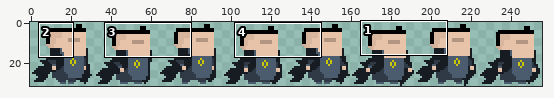
Two versions of one sprite sheet, Assets/Art/DartOverWorldWalking.png. Above: a wide view before the commit, with the close-up outlined.
Close-up. Before the edit:
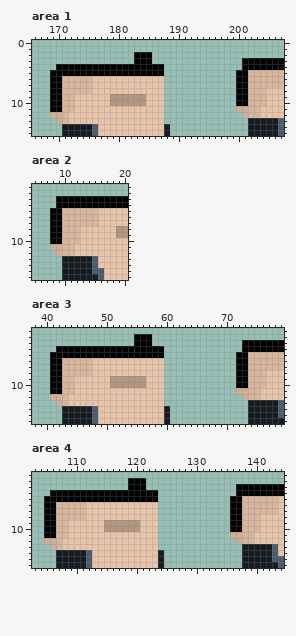
The file is 256x32 pixels. Colours within 5 levels of each other are drawn and written as one. Shown: area 1: x 166..207, y 0..15; area 2: x 5..20, y 1..16; area 3: x 38..79, y 1..16; area 4: x 103..144, y 1..16. The commit also changed other parts of the picture, which this record leaves out.
The same view after the edit:
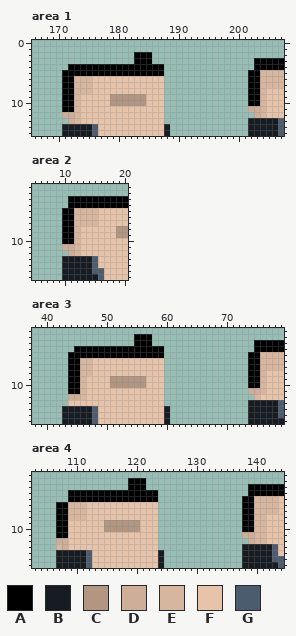
Palette (. is transparent): A #000000  B #161c21  C #b29682  D #ceae98  E #d8b69e  F #e7c3a9  G #4b5c6e
Difference:
--- area 1
@@ x 166..207 @@
  2 .................AAA......................
- 3 .................AAA...............AAAAAAA
- 4 ....AAAAAAAAAAAAAAAAAA.............AAAAAAA
- 5 ...AAAAAAAAAAAAAAAAAAA............AAEEEEEE
- 6 ...AAEEEEEFFFFFFFFFFFF............AAEEEEEE
- 7 ...AAEEEEEFFFFFFFFFFFF............AAEEEEEE
- 8 ...AAEEEEEFFFFFFFFFFFF............AAEEEFFF
- 9 ...AAEEFFFFFFCCCCCCFFF............AAEEEFFF
-10 ...AAEEFFFFFFCCCCCCFFF............AAEEEFFF
-11 ...AAEEFFFFFFFFFFFFFFF............DDEEFFFF
-12 ...DDEFFFFFFFFFFFFFFFF.............DEEFFFF
-13 ....DEFFFFFFFFFFFFFFFF..............BBBBBG
+ 3 .................AAA.................AAAAA
+ 4 ......AAAAAAAAAAAAAAAA...............AAAAA
+ 5 .....AAAAAAAAAAAAAAAAA..............AAEEEE
+ 6 .....AAEEEFFFFFFFFFFFF..............AAEEEE
+ 7 .....AAEEEFFFFFFFFFFFF..............AAEEEE
+ 8 .....AAEEEFFFFFFFFFFFF..............AAEFFF
+ 9 .....AAEFFFFFCCCCCCFFF..............AAEFFF
+10 .....AAEFFFFFCCCCCCFFF..............AAEFFF
+11 .....AAEFFFFFFFFFFFFFF..............DDEFFF
+12 .....DDEFFFFFFFFFFFFFF...............DEFFF
+13 ......DEFFFFFFFFFFFFFF..............BBBBBG
 14 .....BBBBBGFFFFFFFFFFFB.............BBBBBG
--- area 2
@@ x 6..14 @@
  2 .........
- 3 ...AAAAAA
- 4 ...AAAAAA
- 5 ..AAEEEEE
- 6 ..AAEEEEE
- 7 ..AAEEEEE
- 8 ..AAEEEFF
- 9 ..AAEEEFF
-10 ..AAEEEFF
-11 ..DDEEFFF
-12 ...DEEFFF
+ 3 .....AAAA
+ 4 .....AAAA
+ 5 ....AAEEE
+ 6 ....AAEEE
+ 7 ....AAEEE
+ 8 ....AAEFF
+ 9 ....AAEFF
+10 ....AAEFF
+11 ....DDEFF
+12 .....DEFF
 13 ....BBBBB
--- area 3
@@ x 38..79 @@
  2 .................AAA......................
- 3 .................AAA...............AAAAAAA
- 4 ....AAAAAAAAAAAAAAAAAA.............AAAAAAA
- 5 ...AAAAAAAAAAAAAAAAAAA............AAEEEEEE
- 6 ...AAEEEEEFFFFFFFFFFFF............AAEEEEEE
- 7 ...AAEEEEEFFFFFFFFFFFF............AAEEEEEE
- 8 ...AAEEEEEFFFFFFFFFFFF............AAEEEFFF
- 9 ...AAEEFFFFFFCCCCCCFFF............AAEEEFFF
-10 ...AAEEFFFFFFCCCCCCFFF............AAEEEFFF
-11 ...AAEEFFFFFFFFFFFFFFF............DDEEFFFF
-12 ...DDEFFFFFFFFFFFFFFFF.............DEEFFFF
-13 ....DEFFFFFFFFFFFFFFFF..............BBBBBG
+ 3 .................AAA.................AAAAA
+ 4 .......AAAAAAAAAAAAAAA...............AAAAA
+ 5 ......AAAAAAAAAAAAAAAA..............AAEEEE
+ 6 ......AAEEFFFFFFFFFFFF..............AAEEEE
+ 7 ......AAEEFFFFFFFFFFFF..............AAEEEE
+ 8 ......AAEEFFFFFFFFFFFF..............AAEFFF
+ 9 ......AAEFFFFCCCCCCFFF..............AAEFFF
+10 ......AAEFFFFCCCCCCFFF..............AAEFFF
+11 ......AAEFFFFFFFFFFFFF..............DDEFFF
+12 ......DDEFFFFFFFFFFFFF...............EFFFF
+13 ......FFFFFFFFFFFFFFFF..............BBBBBG
 14 .....BBBBBGFFFFFFFFFFFB.............BBBBBG
--- area 4
@@ x 103..144 @@
  2 ................AAA.......................
- 3 ................AAA...............AAAAAAAA
- 4 ...AAAAAAAAAAAAAAAAAA.............AAAAAAAA
- 5 ..AAAAAAAAAAAAAAAAAAA............AAEEEEEEF
- 6 ..AAEEEEEFFFFFFFFFFFF............AAEEEEEEF
- 7 ..AAEEEEEFFFFFFFFFFFF............AAEEEEEEF
- 8 ..AAEEEEEFFFFFFFFFFFF............AAEEEFFFF
- 9 ..AAEEFFFFFFCCCCCCFFF............AAEEEFFFF
-10 ..AAEEFFFFFFCCCCCCFFF............AAEEEFFFF
-11 ..AAEEFFFFFFFFFFFFFFF............DDEEFFFFF
-12 ..DDEFFFFFFFFFFFFFFFF.............DEEFFFFF
-13 ...DEFFFFFFFFFFFFFFFF..............BBBBBGF
+ 3 ................AAA.................AAAAAA
+ 4 ......AAAAAAAAAAAAAAA...............AAAAAA
+ 5 ......AAAAAAAAAAAAAAA..............AAEEEEF
+ 6 ....AAEEEFFFFFFFFFFFF..............AAEEEEF
+ 7 ....AAEEEFFFFFFFFFFFF..............AAEEEEF
+ 8 ....AAEEEFFFFFFFFFFFF..............AAEEFFF
+ 9 ....AAFFFFFFCCCCCCFFF..............AAEEFFF
+10 ....AAFFFFFFCCCCCCFFF..............AAEEFFF
+11 ....AAFFFFFFFFFFFFFFF..............DDEEFFF
+12 ....DDFFFFFFFFFFFFFFF...............DEEFFF
+13 ....EDFFFFFFFFFFFFFFF..............BBBBBGF
 14 ....BBBBBGFFFFFFFFFFFB.............BBBBBGF
Pixel boxes of the changes (left, top, right, bottom) in both close-ups:
changed: (236, 58, 266, 118)
changed: (50, 64, 80, 124)
changed: (50, 196, 80, 256)
changed: (236, 340, 266, 400)
changed: (50, 346, 86, 406)
changed: (230, 484, 266, 544)
changed: (44, 490, 68, 550)
